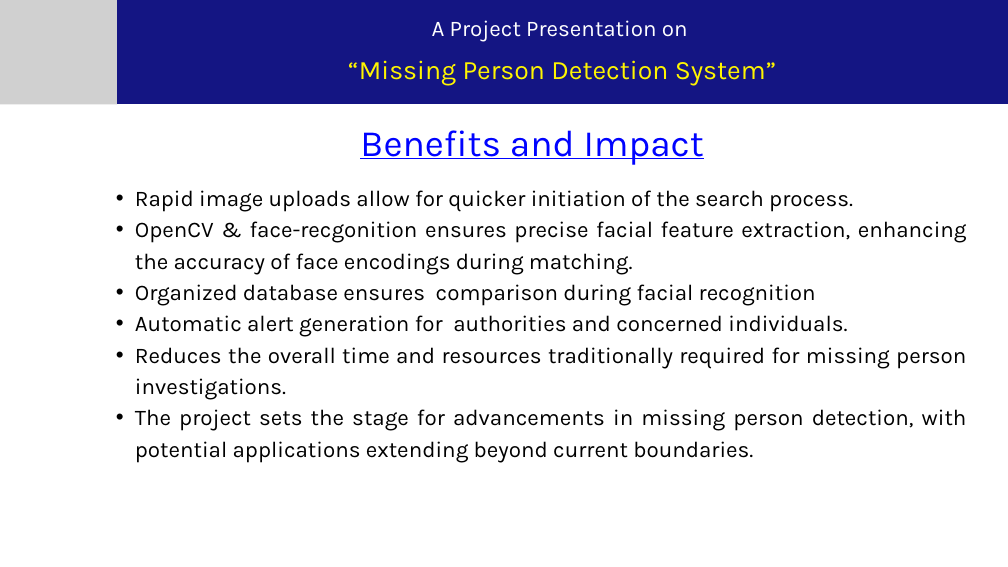
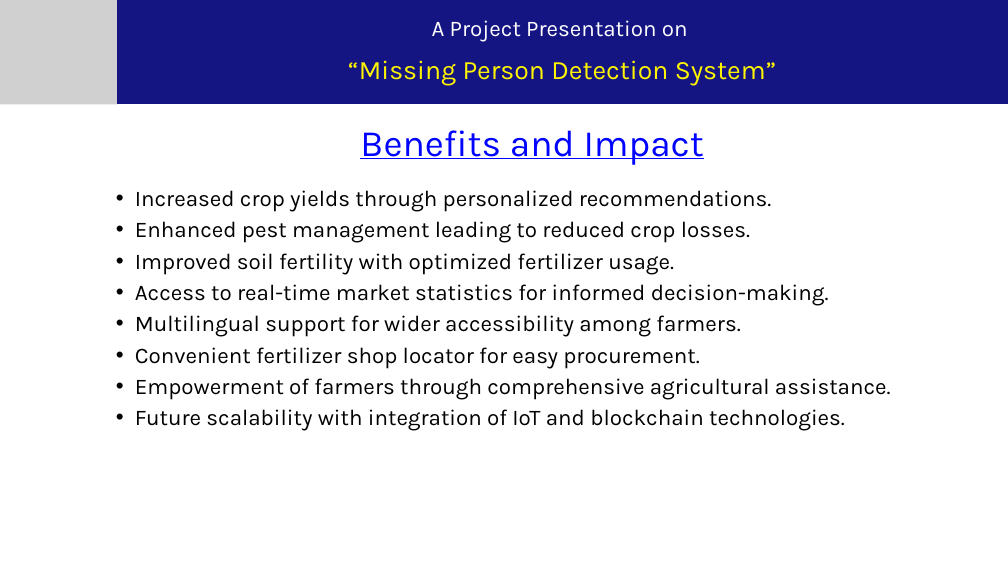
Before and after one commit to thegeek36/Missing-Person-Detection-System, a slide deck: slide 12 of Documentation/7th Semester Project Presentation.pptx (slide 10 before the commit). Drawn at 1008x567 pixels with LibreOffice and Linux fonts; fonts in the diff are those of the drawing; grey boxes stand for pictures. Boxes give left, top, right and bottom in pixels: in the first picture for what was removed or moved away, otherwise in the second. Text is boxed around its words. In the diff, an @@ line names an element or a change of style, - is before the commit and + after.

```diff
--- a/Documentation/7th Semester Project Presentation.pptx
+++ b/Documentation/7th Semester Project Presentation.pptx
@@ text at box(135, 190, 891, 431): text changed @@
-  • Rapid image uploads allow for quicker initiation of the search process.
-  • OpenCV & face-recgonition ensures precise facial feature extraction, enhancing the accuracy of face encodings during matching.
-  • Organized database ensures comparison during facial recognition
-  • Automatic alert generation for authorities and concerned individuals.
-  • Reduces the overall time and resources traditionally required for missing person investigations.
-  • The project sets the stage for advancements in missing person detection, with potential applications extending beyond current boundaries.
+  • Increased crop yields through personalized recommendations.
+  • Enhanced pest management leading to reduced crop losses.
+  • Improved soil fertility with optimized fertilizer usage.
+  • Access to real-time market statistics for informed decision-making.
+  • Multilingual support for wider accessibility among farmers.
+  • Convenient fertilizer shop locator for easy procurement.
+  • Empowerment of farmers through comprehensive agricultural assistance.
+  • Future scalability with integration of IoT and blockchain technologies.
```
Also in this commit, not shown: 9 other slides changed, 3 slides added, 14 other files.
